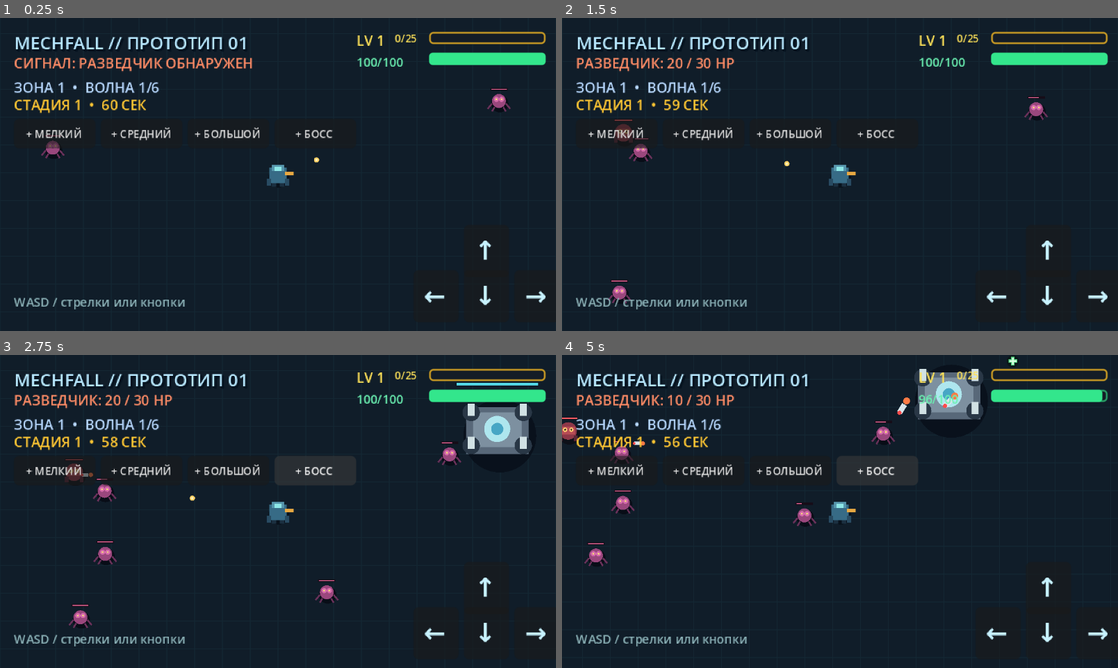
Above: before the commit, frames 1-4 (two rows, left to right).
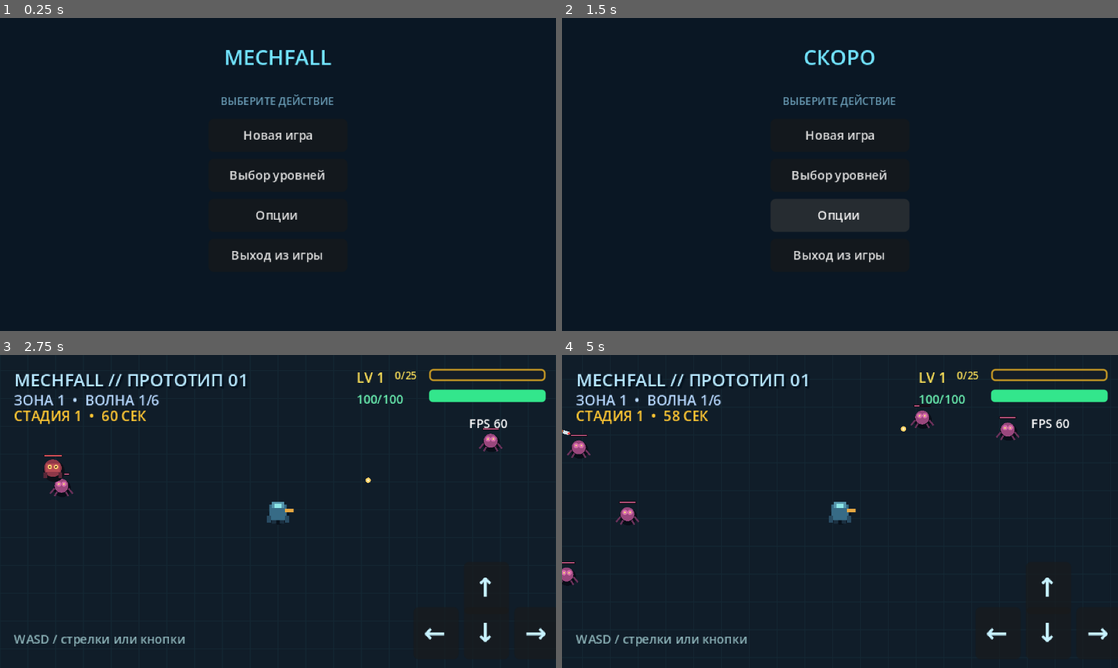
Above: after the commit, the same moments.

Repository: t1mpossible/mech-survivors-
Game: Godot game, scene res://scenes/main_menu.tscn
Two runs of this game, one before a commit and one after it. Both use one fixed random seed, a clock stepped at 60 frames per second and the inputs below. Before the commit the project starts from res://scenes/main.tscn.
Inputs (mouse positions are in pixels of both pictures, inside the frame that each line leads up to):
- Up to frame 1 (0.25 s): no input
- Up to frame 2 (1.5 s): click (840, 174) at 0.5 s, where only the run after the commit has a clickable "Выбор уровней"; click (840, 215) at 1.25 s, where only the run after the commit has a clickable "Опции"
- Up to frame 3 (2.75 s): click (278, 473) at 2 s, where only the run after the commit has a clickable "Новая игра"
- Up to frame 4 (5 s): hold D (move_right) 2.78-3.53 s; hold S (move_down) 3.53-4.28 s; hold D (move_right) from 4.28 s (still down)

The runs differ from the first frame. In frame 1, 7.3% of the frame differs, in the area x 2-99%, y 4-94%; in frame 2, 7.2%; in frame 3, 6.6%; in frame 4, 6.9%.

Commit message:
Expand waves enemies menu and pause

Diff:
--- a/project.godot
+++ b/project.godot
@@ -15,9 +15,10 @@
 [application]
 
 config/name="Mechfall"
-run/main_scene="res://scenes/main.tscn"
+run/main_scene="res://scenes/main_menu.tscn"
 config/features=PackedStringArray("4.7", "GL Compatibility")
 config/android_min_sdk_version=24
+run/max_fps=60
 
 [display]
 
@@ -55,7 +56,6 @@
 }
 
 [rendering]
-
 textures/canvas_textures/default_texture_filter=0
 renderer/rendering_method="gl_compatibility"
 renderer/rendering_method.mobile="gl_compatibility"
--- /dev/null
+++ b/scenes/alien_bomber.tscn
@@ -0,0 +1,6 @@
+[gd_scene load_steps=2 format=3]
+
+[ext_resource type="Script" path="res://scripts/alien_bomber.gd" id="1_bomber"]
+
+[node name="AlienBomber" type="Node2D"]
+script = ExtResource("1_bomber")
--- /dev/null
+++ b/scenes/alien_mortar.tscn
@@ -0,0 +1,4 @@
+[gd_scene load_steps=2 format=3]
+[ext_resource type="Script" path="res://scripts/alien_mortar.gd" id="1"]
+[node name="AlienMortar" type="Node2D"]
+script = ExtResource("1")
--- /dev/null
+++ b/scenes/alien_turret.tscn
@@ -0,0 +1,4 @@
+[gd_scene load_steps=2 format=3]
+[ext_resource type="Script" path="res://scripts/alien_turret.gd" id="1"]
+[node name="AlienTurret" type="Node2D"]
+script = ExtResource("1")
--- a/scenes/main.tscn
+++ b/scenes/main.tscn
@@ -1,10 +1,11 @@
-[gd_scene load_steps=10 format=3]
+[gd_scene load_steps=11 format=3]
 
 [ext_resource type="Script" path="res://scripts/main.gd" id="1_main"]
 [ext_resource type="PackedScene" path="res://scenes/alien_scout.tscn" id="2_scout"]
 [ext_resource type="PackedScene" path="res://scenes/plasma_round.tscn" id="3_round"]
 [ext_resource type="PackedScene" path="res://scenes/xp_orb.tscn" id="4_orb"]
 [ext_resource type="PackedScene" path="res://scenes/hunter_missile.tscn" id="5_missile"]
+[ext_resource type="Script" path="res://scripts/pause_panel.gd" id="6_pause"]
 
 [sub_resource type="StyleBoxFlat" id="StyleXpBackground"]
 bg_color = Color(0.08, 0.11, 0.15, 0.9)
@@ -83,7 +84,7 @@
 
 [node name="Wave" type="Label" parent="Hud"]
 offset_left = 8.0
-offset_top = 34.0
+offset_top = 20.0
 offset_right = 145.0
 offset_bottom = 45.0
 theme_override_colors/font_color = Color(0.72, 0.85, 1, 1)
@@ -92,14 +93,23 @@
 
 [node name="WaveTimer" type="Label" parent="Hud"]
 offset_left = 8.0
-offset_top = 44.0
+offset_top = 29.0
 offset_right = 145.0
 offset_bottom = 55.0
 theme_override_colors/font_color = Color(1, 0.78, 0.2, 1)
 theme_override_font_sizes/font_size = 8
 text = "СТАДИЯ 1  •  60 СЕК"
 
+[node name="Fps" type="Label" parent="Hud"]
+offset_left = 270.0
+offset_top = 34.0
+offset_right = 314.0
+offset_bottom = 45.0
+theme_override_font_sizes/font_size = 7
+text = "FPS 60"
+
 [node name="DebugScout" type="Button" parent="Hud"]
+visible = false
 offset_left = 8.0
 offset_top = 58.0
 offset_right = 55.0
@@ -108,6 +118,7 @@
 text = "+ МЕЛКИЙ"
 
 [node name="DebugBrute" type="Button" parent="Hud"]
+visible = false
 offset_left = 58.0
 offset_top = 58.0
 offset_right = 105.0
@@ -116,6 +127,7 @@
 text = "+ СРЕДНИЙ"
 
 [node name="DebugElite" type="Button" parent="Hud"]
+visible = false
 offset_left = 108.0
 offset_top = 58.0
 offset_right = 155.0
@@ -124,6 +136,7 @@
 text = "+ БОЛЬШОЙ"
 
 [node name="DebugBoss" type="Button" parent="Hud"]
+visible = false
 offset_left = 158.0
 offset_top = 58.0
 offset_right = 205.0
@@ -132,6 +145,7 @@
 text = "+ БОСС"
 
 [node name="EnemyStatus" type="Label" parent="Hud"]
+visible = false
 offset_left = 8.0
 offset_top = 20.0
 offset_right = 180.0
@@ -191,27 +205,95 @@
 [node name="UpgradePanel" type="Panel" parent="Hud"]
 visible = false
 process_mode = 3
-offset_left = 42.0
-offset_top = 38.0
-offset_right = 278.0
-offset_bottom = 143.0
+offset_left = 65.0
+offset_top = 45.0
+offset_right = 255.0
+offset_bottom = 135.0
 theme_override_styles/panel = null
 
+[node name="GameOver" type="Panel" parent="Hud"]
+visible = false
+process_mode = 3
+offset_left = 65.0
+offset_top = 45.0
+offset_right = 255.0
+offset_bottom = 135.0
+
+[node name="PausePanel" type="Panel" parent="Hud"]
+visible = false
+process_mode = 3
+script = ExtResource("6_pause")
+offset_left = 85.0
+offset_top = 56.0
+offset_right = 235.0
+offset_bottom = 124.0
+
+[node name="Title" type="Label" parent="Hud/PausePanel"]
+offset_left = 10.0
+offset_top = 9.0
+offset_right = 140.0
+offset_bottom = 25.0
+horizontal_alignment = 1
+theme_override_colors/font_color = Color(0.72, 0.91, 1, 1)
+theme_override_font_sizes/font_size = 10
+text = "ПАУЗА"
+
+[node name="Hint" type="Label" parent="Hud/PausePanel"]
+offset_left = 10.0
+offset_top = 26.0
+offset_right = 140.0
+offset_bottom = 37.0
+horizontal_alignment = 1
+theme_override_colors/font_color = Color(0.65, 0.75, 0.8, 1)
+theme_override_font_sizes/font_size = 6
+text = "ESC — продолжить"
+
+[node name="Resume" type="Button" parent="Hud/PausePanel"]
+offset_left = 20.0
+offset_top = 42.0
+offset_right = 130.0
+offset_bottom = 56.0
+theme_override_font_sizes/font_size = 7
+text = "Продолжить"
+
+[node name="Title" type="Label" parent="Hud/GameOver"]
+offset_left = 10.0
+offset_top = 8.0
+offset_right = 160.0
+offset_bottom = 27.0
+horizontal_alignment = 1
+theme_override_colors/font_color = Color(1, 0.35, 0.35, 1)
+text = "КОНЕЦ ИГРЫ"
+
+[node name="Restart" type="Button" parent="Hud/GameOver"]
+offset_left = 25.0
+offset_top = 30.0
+offset_right = 145.0
+offset_bottom = 45.0
+text = "Сыграть заново"
+
+[node name="Menu" type="Button" parent="Hud/GameOver"]
+offset_left = 25.0
+offset_top = 48.0
+offset_right = 145.0
+offset_bottom = 63.0
+text = "Меню"
+
 [node name="Title" type="Label" parent="Hud/UpgradePanel"]
 offset_left = 10.0
 offset_top = 8.0
-offset_right = 226.0
-offset_bottom = 24.0
+offset_right = 170.0
+offset_bottom = 19.0
 horizontal_alignment = 1
 theme_override_colors/font_color = Color(1, 0.85, 0.3, 1)
-theme_override_font_sizes/font_size = 12
+theme_override_font_sizes/font_size = 9
 text = "НОВЫЙ УРОВЕНЬ"
 
 [node name="Subtitle" type="Label" parent="Hud/UpgradePanel"]
 offset_left = 10.0
-offset_top = 24.0
-offset_right = 226.0
-offset_bottom = 36.0
+offset_top = 21.0
+offset_right = 170.0
+offset_bottom = 29.0
 horizontal_alignment = 1
 theme_override_colors/font_color = Color(0.7, 0.85, 0.9, 1)
 theme_override_font_sizes/font_size = 7
@@ -219,23 +301,23 @@
 
 [node name="OptionA" type="Button" parent="Hud/UpgradePanel"]
 offset_left = 12.0
-offset_top = 43.0
-offset_right = 224.0
-offset_bottom = 59.0
+offset_top = 36.0
+offset_right = 168.0
+offset_bottom = 49.0
 theme_override_font_sizes/font_size = 7
 
 [node name="OptionB" type="Button" parent="Hud/UpgradePanel"]
 offset_left = 12.0
-offset_top = 64.0
-offset_right = 224.0
-offset_bottom = 80.0
+offset_top = 54.0
+offset_right = 168.0
+offset_bottom = 67.0
 theme_override_font_sizes/font_size = 7
 
 [node name="OptionC" type="Button" parent="Hud/UpgradePanel"]
 offset_left = 12.0
-offset_top = 85.0
-offset_right = 224.0
-offset_bottom = 101.0
+offset_top = 72.0
+offset_right = 168.0
+offset_bottom = 85.0
 theme_override_font_sizes/font_size = 7
 
 [node name="Up" type="Button" parent="Hud"]
@@ -293,6 +375,9 @@
 [connection signal="pressed" from="Hud/UpgradePanel/OptionA" to="." method="_choose_upgrade" binds= [0]]
 [connection signal="pressed" from="Hud/UpgradePanel/OptionB" to="." method="_choose_upgrade" binds= [1]]
 [connection signal="pressed" from="Hud/UpgradePanel/OptionC" to="." method="_choose_upgrade" binds= [2]]
+[connection signal="pressed" from="Hud/GameOver/Restart" to="." method="_restart_game"]
+[connection signal="pressed" from="Hud/GameOver/Menu" to="." method="_return_to_menu"]
+[connection signal="pressed" from="Hud/PausePanel/Resume" to="." method="_resume_game"]
 [connection signal="pressed" from="Hud/DebugScout" to="." method="_debug_spawn_scout"]
 [connection signal="pressed" from="Hud/DebugBrute" to="." method="_debug_spawn_brute"]
 [connection signal="pressed" from="Hud/DebugElite" to="." method="_debug_spawn_elite"]
--- /dev/null
+++ b/scenes/main_menu.tscn
@@ -0,0 +1,71 @@
+[gd_scene load_steps=2 format=3]
+
+[ext_resource type="Script" path="res://scripts/main_menu.gd" id="1"]
+
+[node name="MainMenu" type="Control"]
+layout_mode = 3
+anchors_preset = 15
+anchor_right = 1.0
+anchor_bottom = 1.0
+grow_horizontal = 2
+grow_vertical = 2
+script = ExtResource("1")
+
+[node name="Background" type="ColorRect" parent="."]
+layout_mode = 1
+anchors_preset = 15
+anchor_right = 1.0
+anchor_bottom = 1.0
+color = Color(0.04, 0.09, 0.14, 1)
+
+[node name="Title" type="Label" parent="."]
+offset_left = 115.0
+offset_top = 14.0
+offset_right = 205.0
+offset_bottom = 30.0
+horizontal_alignment = 1
+theme_override_colors/font_color = Color(0.45, 0.9, 1, 1)
+theme_override_font_sizes/font_size = 12
+text = "MECHFALL"
+
+[node name="Buttons" type="VBoxContainer" parent="."]
+offset_left = 120.0
+offset_top = 58.0
+offset_right = 200.0
+offset_bottom = 114.0
+theme_override_constants/separation = 4
+
+[node name="Style" type="Label" parent="."]
+offset_left = 80.0
+offset_top = 43.0
+offset_right = 240.0
+offset_bottom = 52.0
+horizontal_alignment = 1
+theme_override_colors/font_color = Color(0.42, 0.62, 0.72, 1)
+theme_override_font_sizes/font_size = 6
+text = "ВЫБЕРИТЕ ДЕЙСТВИЕ"
+
+[node name="NewGame" type="Button" parent="Buttons"]
+layout_mode = 2
+theme_override_font_sizes/font_size = 7
+text = "Новая игра"
+
+[node name="Levels" type="Button" parent="Buttons"]
+layout_mode = 2
+theme_override_font_sizes/font_size = 7
+text = "Выбор уровней"
+
+[node name="Options" type="Button" parent="Buttons"]
+layout_mode = 2
+theme_override_font_sizes/font_size = 7
+text = "Опции"
+
+[node name="Exit" type="Button" parent="Buttons"]
+layout_mode = 2
+theme_override_font_sizes/font_size = 7
+text = "Выход из игры"
+
+[connection signal="pressed" from="Buttons/NewGame" to="." method="_new_game"]
+[connection signal="pressed" from="Buttons/Levels" to="." method="_coming_soon"]
+[connection signal="pressed" from="Buttons/Options" to="." method="_coming_soon"]
+[connection signal="pressed" from="Buttons/Exit" to="." method="_exit_game"]
--- /dev/null
+++ b/scripts/alien_bomber.gd
@@ -0,0 +1,34 @@
+class_name AlienBomber
+extends AlienScout
+
+var pulse := 0.0
+
+
+func _ready() -> void:
+	movement_speed = 15.0
+	max_health = 90
+	health = max_health
+	contact_damage_per_second = 0.0
+	experience_amount = 30
+	xp_tier = XpOrb.Tier.LARGE_RED
+	super._ready()
+
+
+func _process(delta: float) -> void:
+	super._process(delta)
+	pulse += delta * 5.0
+	if global_position.distance_to(target_position) < 42.0:
+		get_parent()._take_damage(30.0)
+		died.emit()
+		queue_free()
+	queue_redraw()
+
+
+func _draw() -> void:
+	var halo_radius := 17.0 + sin(pulse) * 3.0
+	draw_circle(Vector2.ZERO, halo_radius, Color(1.0, 0.15, 0.18, 0.18))
+	draw_circle(Vector2.ZERO, 11.0, Color("8c263b"))
+	draw_circle(Vector2.ZERO, 7.0, Color("d6494f"))
+	draw_circle(Vector2.ZERO, 3.0, Color("ffd36d"))
+	draw_rect(Rect2(-12, -17, 24, 3), Color("160d18"))
+	draw_rect(Rect2(-11, -16, 22.0 * float(health) / float(max_health), 1), Color("f05b61"))
--- a/scripts/alien_brute.gd
+++ b/scripts/alien_brute.gd
@@ -33,6 +33,8 @@
 	rocket.direction = (target_position - global_position).normalized()
 	rocket.speed = 42.0
 	rocket.damage = 7.0
+	# The small rocket gets one second of guidance, then continues in a straight line.
+	rocket.homing_time = 1.0
 	rocket.hit_player.connect(get_parent()._take_damage)
 
 
--- a/scripts/alien_elite.gd
+++ b/scripts/alien_elite.gd
@@ -33,6 +33,7 @@
 	rocket.direction = (target_position - rocket.global_position).normalized()
 	rocket.speed = 55.0
 	rocket.damage = 12.0
+	rocket.homing_time = 1.0
 	rocket.hit_player.connect(get_parent()._take_damage)
 
 
--- /dev/null
+++ b/scripts/alien_mortar.gd
@@ -0,0 +1,33 @@
+class_name AlienMortar
+extends AlienScout
+const MINE := preload("res://scenes/boss_mine.tscn")
+var shot := 2.0
+var split_child := false
+func _ready() -> void:
+	movement_speed = 9.0
+	max_health = 150 if split_child else 300
+	health = max_health
+	experience_amount = 30 if split_child else 75
+	xp_tier = XpOrb.Tier.LARGE_RED
+	super._ready()
+func _process(delta: float) -> void:
+	super._process(delta)
+	shot -= delta
+	if shot <= 0.0:
+		var mine := MINE.instantiate() as BossMine
+		get_parent().add_child(mine)
+		mine.global_position = global_position
+		mine.direction = (target_position - global_position).normalized()
+		shot = 3.5
+func take_damage(amount: int) -> void:
+	health = maxi(health - amount, 0)
+	health_changed.emit(health, max_health)
+	if health == 0:
+		if not split_child:
+			for side in [-16.0, 16.0]:
+				var child := preload("res://scenes/alien_mortar.tscn").instantiate() as AlienMortar
+				child.split_child = true
+				get_parent().add_child(child)
+				child.global_position = global_position + Vector2(side, 0)
+		died.emit()
+		queue_free()
--- /dev/null
+++ b/scripts/alien_turret.gd
@@ -0,0 +1,27 @@
+class_name AlienTurret
+extends AlienScout
+const ROCKET := preload("res://scenes/enemy_rocket.tscn")
+var cooldown := 1.4
+func _ready() -> void:
+	movement_speed = 0.0
+	max_health = 90
+	health = 90
+	experience_amount = 30
+	xp_tier = XpOrb.Tier.LARGE_RED
+	super._ready()
+func _process(delta: float) -> void:
+	cooldown -= delta
+	if cooldown <= 0.0 and target_position != Vector2.ZERO:
+		var bullet := ROCKET.instantiate() as EnemyRocket
+		get_parent().add_child(bullet)
+		bullet.global_position = global_position
+		bullet.direction = (target_position - global_position).normalized()
+		bullet.speed = 120.0
+		bullet.damage = 8.0
+		bullet.hit_player.connect(get_parent()._take_damage)
+		cooldown = 1.4
+	queue_redraw()
+func _draw() -> void:
+	draw_circle(Vector2.ZERO, 13, Color("38305e"))
+	draw_rect(Rect2(-4, -18, 8, 20), Color("a58cff"))
+	draw_circle(Vector2.ZERO, 4, Color("ffcf68"))
--- a/scripts/main.gd
+++ b/scripts/main.gd
@@ -7,6 +7,9 @@
 const SCOUT_SCENE := preload("res://scenes/alien_scout.tscn")
 const BRUTE_SCENE := preload("res://scenes/alien_brute.tscn")
 const ELITE_SCENE := preload("res://scenes/alien_elite.tscn")
+const BOMBER_SCENE := preload("res://scenes/alien_bomber.tscn")
+const TURRET_SCENE := preload("res://scenes/alien_turret.tscn")
+const MORTAR_SCENE := preload("res://scenes/alien_mortar.tscn")
 const BOSS_SCENE := preload("res://scenes/alien_boss.tscn")
 const HUNTER_MISSILE := preload("res://scenes/hunter_missile.tscn")
 const AUTOCANNON_COOLDOWN := 1.0
@@ -21,6 +24,9 @@
 var cannon_time_left := 0.0
 var small_spawn_time_left := 0.2
 var medium_spawn_time_left := 0.6
+var bomber_spawn_time_left := 1.0
+var turret_spawn_time_left := 1.0
+var mortar_spawn_time_left := 1.0
 var large_spawn_time_left := 10.0
 var boss: AlienBoss
 var health_pack_spawn_time_left := 4.0
@@ -56,10 +62,11 @@
 var shuriken_level := 1
 var shuriken_damage := 24
 var shuriken_angle := 0.0
-var shuriken_radius := 58.0
+var shuriken_radius := 40.0
 var shuriken_hit_time_left := 0.0
 var upgrade_open := false
 var mech_destroyed := false
+var manual_paused := false
 var available_upgrades: Array[Dictionary] = []
 
 @onready var initial_scout: AlienScout = $Scout
@@ -76,7 +83,8 @@
 
 
 func _process(delta: float) -> void:
-	if upgrade_open or mech_destroyed:
+	$Hud/Fps.text = "FPS %d" % Engine.get_frames_per_second()
+	if manual_paused or upgrade_open or mech_destroyed:
 		return
 
 	var movement := Input.get_vector("move_left", "move_right", "move_up", "move_down")
@@ -150,14 +158,15 @@
 			laser_tick = laser_cooldown
 
 	if shuriken_unlocked:
-		shuriken_angle += delta * 4.0
+		shuriken_angle += delta * 5.36
 		shuriken_hit_time_left -= delta
 		if shuriken_hit_time_left <= 0.0:
-			var shuriken_position := mech_position + Vector2(cos(shuriken_angle), sin(shuriken_angle)) * shuriken_radius
-			for enemy_node in get_tree().get_nodes_in_group("enemies"):
-				var enemy := enemy_node as AlienScout
-				if enemy != null and enemy.global_position.distance_to(shuriken_position) <= 18.0:
-					enemy.take_damage(shuriken_damage)
+			for angle_offset in [0.0, PI]:
+				var shuriken_position := mech_position + Vector2(cos(shuriken_angle + angle_offset), sin(shuriken_angle + angle_offset)) * shuriken_radius
+				for enemy_node in get_tree().get_nodes_in_group("enemies"):
+					var enemy := enemy_node as AlienScout
+					if enemy != null and enemy.global_position.distance_to(shuriken_position) <= 18.0:
+						enemy.take_damage(shuriken_damage)
 			shuriken_hit_time_left = 0.25
 	queue_redraw()
 
@@ -245,6 +254,33 @@
 	$Hud/EnemyStatus.text = "СИГНАЛ: БРОНИРОВАННЫЙ ПРИШЕЛЕЦ"
 
 
+func _spawn_bomber() -> void:
+	var bomber := BOMBER_SCENE.instantiate() as AlienBomber
+	add_child(bomber)
+	bomber.global_position = _get_wave_spawn_position()
+	_connect_scout(bomber)
+	$Hud/EnemyStatus.text = "СИГНАЛ: КАМИКАДЗЕ"
+
+func _spawn_turret() -> void:
+	var turret := TURRET_SCENE.instantiate() as AlienTurret
+	add_child(turret)
+	turret.global_position = _get_wave_spawn_position()
+	_connect_scout(turret)
+
+func _spawn_mortar() -> void:
+	var mortar := MORTAR_SCENE.instantiate() as AlienMortar
+	add_child(mortar)
+	mortar.global_position = _get_wave_spawn_position()
+	_connect_scout(mortar)
+
+func _count_turrets() -> int:
+	var count := 0
+	for enemy_node in get_tree().get_nodes_in_group("enemies"):
+		if enemy_node is AlienTurret:
+			count += 1
+	return count
+
+
 func _spawn_elite() -> void:
 	var new_elite := ELITE_SCENE.instantiate() as AlienElite
 	add_child(new_elite)
@@ -295,7 +331,7 @@
 func _count_scouts() -> int:
 	var count := 0
 	for enemy_node in get_tree().get_nodes_in_group("enemies"):
-		if enemy_node is AlienScout and not (enemy_node is AlienBrute) and not (enemy_node is AlienElite) and not (enemy_node is AlienBoss):
+		if enemy_node is AlienScout and not (enemy_node is AlienBrute) and not (enemy_node is AlienElite) and not (enemy_node is AlienBoss) and not (enemy_node is AlienBomber):
 			count += 1
 	return count
 
@@ -304,6 +340,14 @@
 	var count := 0
 	for enemy_node in get_tree().get_nodes_in_group("enemies"):
 		if enemy_node is AlienBrute:
+			count += 1
+	return count
+
+
+func _count_bombers() -> int:
+	var count := 0
+	for enemy_node in get_tree().get_nodes_in_group("enemies"):
+		if enemy_node is AlienBomber:
 			count += 1
 	return count
 
@@ -370,6 +414,17 @@
 			_spawn_brute()
 			medium_spawn_time_left = 2.2
 
+	if _count_bombers() < limits.bomber:
+		bomber_spawn_time_left -= delta
+		if bomber_spawn_time_left <= 0.0:
+			_spawn_bomber()
+			bomber_spawn_time_left = 2.5
+	if _count_turrets() < limits.get("turret", 0):
+		turret_spawn_time_left -= delta
+		if turret_spawn_time_left <= 0.0:
+			_spawn_turret()
+			turret_spawn_time_left = 2.0
+
 	if _count_elites() < limits.large:
 		large_spawn_time_left -= delta
 		if large_spawn_time_left <= 0.0:
@@ -380,10 +435,13 @@
 func _enforce_wave_caps(limits: Dictionary) -> void:
 	var small_enemies: Array[AlienScout] = []
 	var medium_enemies: Array[AlienBrute] = []
+	var bomber_enemies: Array[AlienBomber] = []
 	var large_enemies: Array[AlienElite] = []
 	for enemy_node in get_tree().get_nodes_in_group("enemies"):
 		if enemy_node is AlienElite:
 			large_enemies.append(enemy_node)
+		elif enemy_node is AlienBomber:
+			bomber_enemies.append(enemy_node)
 		elif enemy_node is AlienBrute:
 			medium_enemies.append(enemy_node)
 		elif enemy_node is AlienScout and not (enemy_node is AlienBoss):
@@ -392,6 +450,8 @@
 		small_enemies[index].queue_free()
 	for index in range(limits.medium, medium_enemies.size()):
 		medium_enemies[index].queue_free()
+	for index in range(limits.bomber, bomber_enemies.size()):
+		bomber_enemies[index].queue_free()
 	for index in range(limits.large, large_enemies.size()):
 		large_enemies[index].queue_free()
 
@@ -408,17 +468,28 @@
 
 	if wave_number == 1:
 		if stage == 1:
-			return {"small": 5, "medium": 1, "large": 0}
-		return {"small": 7, "medium": 3, "large": 0}
+			return {"small": 5, "medium": 1, "large": 0, "bomber": 0}
+		return {"small": 7, "medium": 3, "large": 0, "bomber": 0}
 	if wave_number == 2:
 		if stage == 1:
-			return {"small": 7, "medium": 3, "large": 1}
-		return {"small": 5, "medium": 5, "large": 2}
+			return {"small": 7, "medium": 3, "large": 1, "bomber": 0}
+		return {"small": 5, "medium": 5, "large": 2, "bomber": 0}
+	if wave_number == 3:
+		if stage == 1:
+			return {"small": 7, "medium": 4, "large": 1, "bomber": 1}
+		return {"small": 8, "medium": 5, "large": 1, "bomber": 3}
+	if wave_number == 4:
+		if stage == 1:
+			return {"small": 8, "medium": 5, "large": 2, "bomber": 3, "turret": 1}
+		return {"small": 10, "medium": 6, "large": 2, "bomber": 4, "turret": 3}
+	if wave_number == 5:
+		if stage == 1:
+			return {"small": 10, "medium": 6, "large": 2, "bomber": 4}
+		return {"small": 12, "medium": 7, "large": 3, "bomber": 5}
 	if wave_number == 6:
-		return {"small": 0, "medium": 0, "large": 0}
-
-	# Waves 3–5 will receive their own designs next; this keeps the prototype playable meanwhile.
-	return {"small": 7, "medium": 5, "large": 2}
+		return {"small": 0, "medium": 0, "large": 0, "bomber": 0}
+
+	return {"small": 12, "medium": 7, "large": 3, "bomber": 5}
 
 
 func _update_wave_hud() -> void:
@@ -605,7 +676,35 @@
 	_update_health_label()
 	if mech_health <= 0.0:
 		mech_destroyed = true
-		$Hud/EnemyStatus.text = "МЕХ УНИЧТОЖЕН — ПЕРЕЗАПУСТИТЕ ИГРУ"
+		get_tree().paused = true
+		$Hud/GameOver.visible = true
+
+
+func _restart_game() -> void:
+	get_tree().paused = false
+	get_tree().reload_current_scene()
+
+
+func _return_to_menu() -> void:
+	get_tree().paused = false
+	get_tree().change_scene_to_file("res://scenes/main_menu.tscn")
+
+
+func _toggle_pause() -> void:
+	manual_paused = not manual_paused
+	$Hud/PausePanel.visible = manual_paused
+	get_tree().paused = manual_paused
+
+
+func _resume_game() -> void:
+	if manual_paused:
+		_toggle_pause()
+
+
+func _unhandled_input(event: InputEvent) -> void:
+	if event.is_action_pressed("ui_cancel") and not event.is_echo() and not upgrade_open and not mech_destroyed:
+		_toggle_pause()
+		get_viewport().set_input_as_handled()
 
 
 func _update_health_label() -> void:
@@ -632,10 +731,11 @@
 	if laser_unlocked and is_instance_valid(laser_target):
 		draw_line(mech_position, laser_target.global_position, Color("ff5864"), 2.0)
 	if shuriken_unlocked:
-		var shuriken_position := mech_position + Vector2(cos(shuriken_angle), sin(shuriken_angle)) * shuriken_radius
-		draw_circle(shuriken_position, 8.0, Color("1b2634"))
-		draw_line(shuriken_position + Vector2(-8, -8), shuriken_position + Vector2(8, 8), Color("e7f3ff"), 3.0)
-		draw_line(shuriken_position + Vector2(8, -8), shuriken_position + Vector2(-8, 8), Color("e7f3ff"), 3.0)
+		for angle_offset in [0.0, PI]:
+			var shuriken_position := mech_position + Vector2(cos(shuriken_angle + angle_offset), sin(shuriken_angle + angle_offset)) * shuriken_radius
+			draw_circle(shuriken_position, 8.0, Color("1b2634"))
+			draw_line(shuriken_position + Vector2(-8, -8), shuriken_position + Vector2(8, 8), Color("e7f3ff"), 3.0)
+			draw_line(shuriken_position + Vector2(8, -8), shuriken_position + Vector2(-8, 8), Color("e7f3ff"), 3.0)
 
 
 func _draw_mech(center: Vector2) -> void:
--- /dev/null
+++ b/scripts/main_menu.gd
@@ -0,0 +1,10 @@
+extends Control
+
+func _new_game() -> void:
+	get_tree().change_scene_to_file("res://scenes/main.tscn")
+
+func _coming_soon() -> void:
+	$Title.text = "СКОРО"
+
+func _exit_game() -> void:
+	get_tree().quit()
--- /dev/null
+++ b/scripts/pause_panel.gd
@@ -0,0 +1,7 @@
+extends Panel
+
+
+func _unhandled_input(event: InputEvent) -> void:
+	if visible and event.is_action_pressed("ui_cancel") and not event.is_echo():
+		get_parent().get_parent()._resume_game()
+		get_viewport().set_input_as_handled()
Not shown, added: scripts/alien_bomber.gd.uid
Not shown, added: scripts/alien_mortar.gd.uid
Not shown, added: scripts/alien_turret.gd.uid
Not shown, added: scripts/main_menu.gd.uid
Not shown, added: scripts/pause_panel.gd.uid
